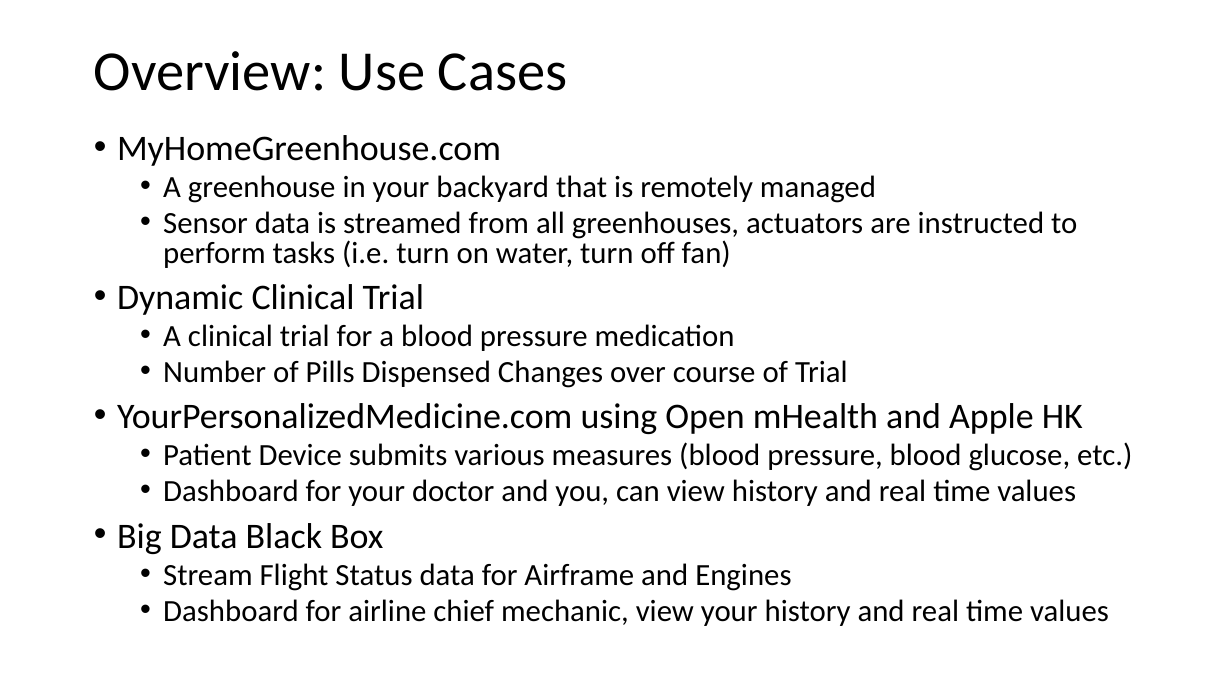
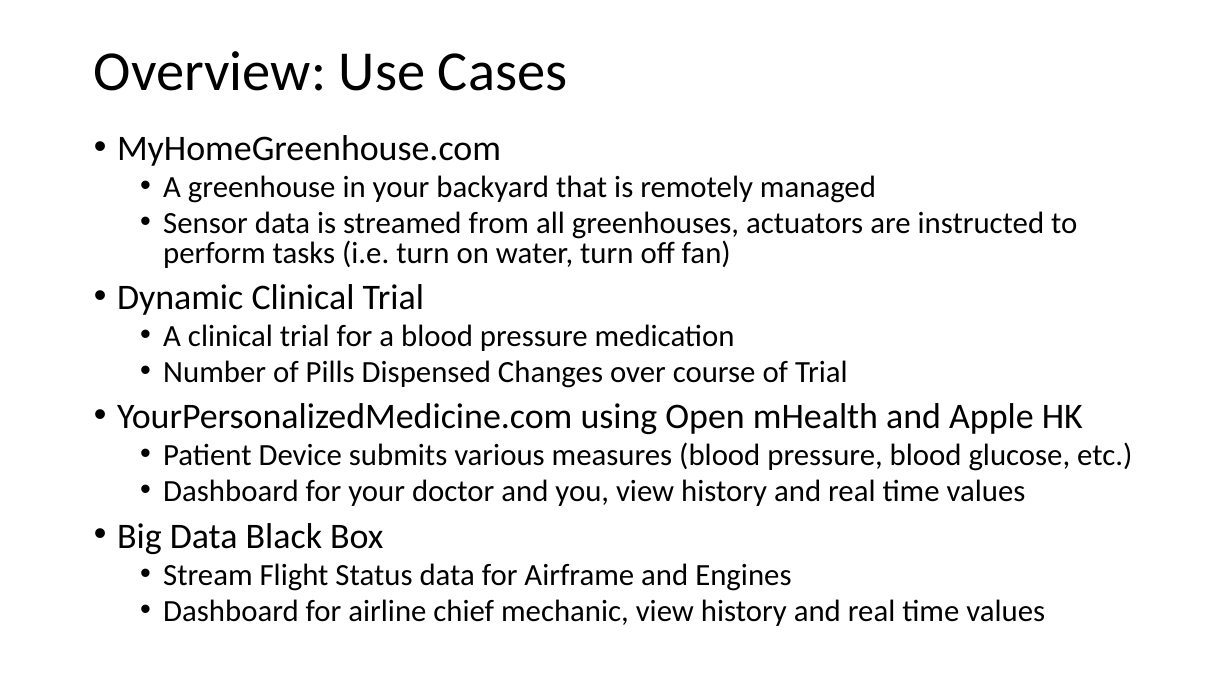
Before and after one commit to petezybrick/iote2e, a slide deck: slide 4 of iote2e-common/src/site/markdown/slides/iote2e-dryrun-20170904.pptx. Drawn at 1232x693 pixels with LibreOffice and Linux fonts; fonts in the diff are those of the drawing. Boxes give left, top, right and bottom in pixels: in the first picture for what was removed or moved away, otherwise in the second. Text is boxed around its words. In the diff, an @@ line names an element or a change of style, - is before the commit and + after.

Commit message:
ppt

```diff
--- a/iote2e-common/src/site/markdown/slides/iote2e-dryrun-20170904.pptx
+++ b/iote2e-common/src/site/markdown/slides/iote2e-dryrun-20170904.pptx
@@ text at (163, 479, 1026, 506): text changed @@
-  • Dashboard for your doctor and you, can view history and real time values
+  • Dashboard for your doctor and you, view history and real time values
@@ text at (163, 599, 1045, 626): text changed @@
-  • Dashboard for airline chief mechanic, view your history and real time values
+  • Dashboard for airline chief mechanic, view history and real time values
```
Also in this commit, not shown: 2 other slides changed, 1 slide added, 2 slides removed, 1 other file.
